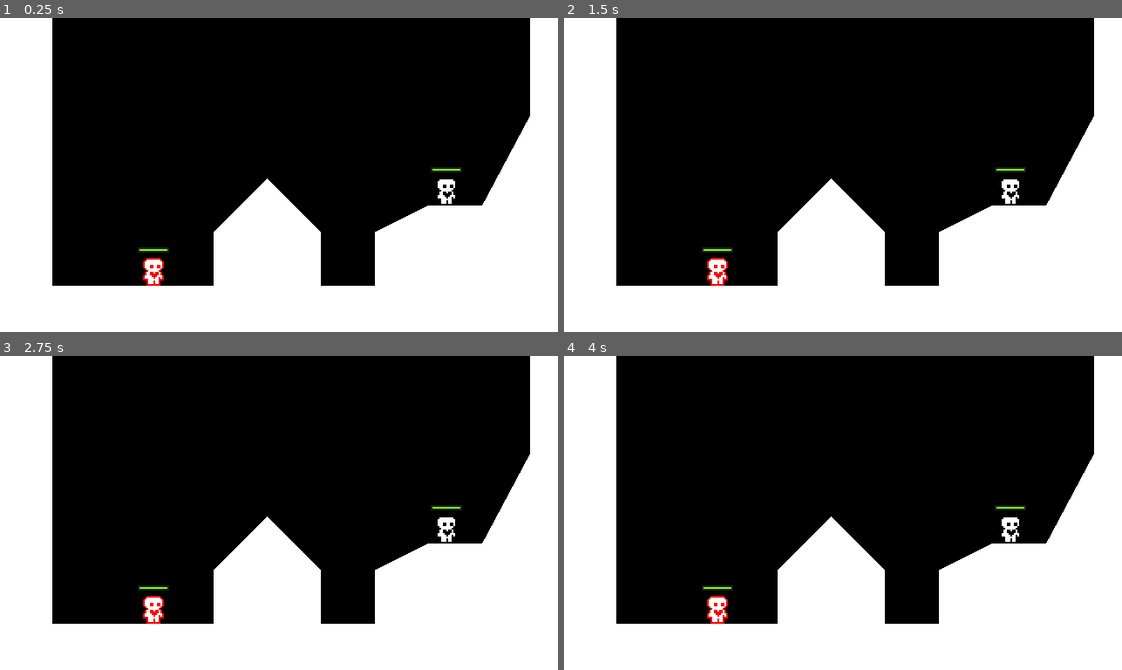
Above: before the commit, frames 1-4 (two rows, left to right).
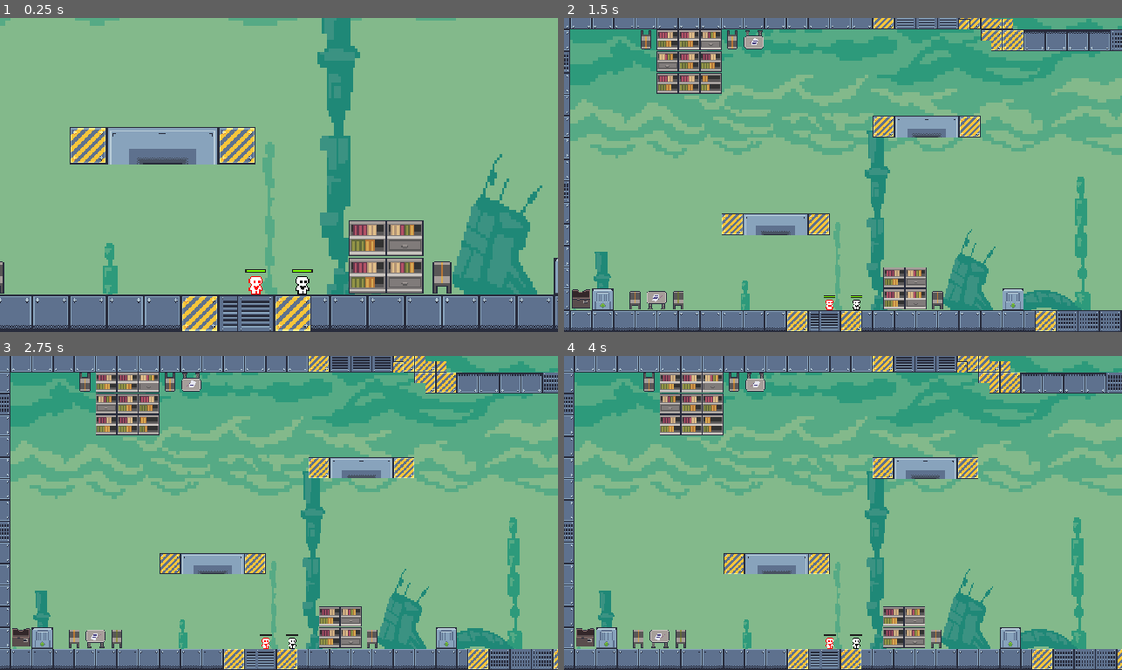
Above: after the commit, the same moments.

Repository: lance-374/TeamADHD
Game: Godot game, scene res://level_1.tscn
The game is run twice, just before and just after one commit, with the same random seed, the same clock (stepped at 60 frames per second) and the same inputs. Before the commit the project starts from res://test_level.tscn.
Inputs:
- Up to frame 1 (0.25 s): no input
- Up to frame 2 (1.5 s): no input
- Up to frame 3 (2.75 s): no input
- Up to frame 4 (4 s): tap Enter at 3.5 s

The runs differ from the first frame. In frame 1, 100% of the frame differs, in the area x 0-100%, y 0-100%; in frame 2, 100%; in frame 3, 100%; in frame 4, 100%.

Commit message:
added bullet collision

Diff:
--- a/Bullet.gd
+++ b/Bullet.gd
@@ -14,11 +14,6 @@
 	#if speed != Vector2.ZERO:
 		#look_at(global_position + speed)
 
-func _on_body_entered(body):
-	if body == $Player1 or body == $Player2:
-		body.queue_free()
-	queue_free()
-
 func set_speed(direction):
 	var angle = rad_to_deg(atan2(direction.x, 0-direction.y))-90
 	speed = direction.normalized() * 750
@@ -30,3 +25,10 @@
 	#print(angle)
 	sprite_2d.rotation_degrees = angle
 	collision_shape_2d.rotation_degrees = angle
+
+func _on_body_entered(body):
+	if body.is_in_group('players'):
+		body.queue_free()
+		$/root/Level_1/MultiTargetCamera2D.remove_target(body)
+		#get_tree().quit(0)
+	queue_free()
--- a/MultiTargetCamera2D.gd
+++ b/MultiTargetCamera2D.gd
@@ -42,4 +42,4 @@
 
 func remove_target(t):
 	if t in targets:
-		targets.remove(t)
+		targets.erase(t)
--- a/bullet.tscn
+++ b/bullet.tscn
@@ -17,3 +17,5 @@
 [node name="CollisionShape2D" type="CollisionShape2D" parent="."]
 position = Vector2(-5, 0)
 shape = SubResource("SegmentShape2D_8c1kj")
+
+[connection signal="body_entered" from="." to="." method="_on_body_entered"]
--- a/level_1.tscn
+++ b/level_1.tscn
@@ -981,9 +981,9 @@
 sources/0 = SubResource("TileSetAtlasSource_gr8o6")
 
 [sub_resource type="RectangleShape2D" id="RectangleShape2D_g2ewq"]
-size = Vector2(96.5001, 1129.69)
-
-[node name="Level-1" type="Node2D"]
+size = Vector2(96.2501, 1129.69)
+
+[node name="Level_1" type="Node2D"]
 script = ExtResource("1_cqbtg")
 
 [node name="Sky" type="Sprite2D" parent="."]
@@ -1020,28 +1020,28 @@
 script = ExtResource("4_qcyx4")
 
 [node name="CollisionShape2D4" type="CollisionShape2D" parent="Area2D"]
-position = Vector2(126, -363)
+position = Vector2(128, -336)
 rotation = -1.5708
 shape = SubResource("RectangleShape2D_g2ewq")
 
 [node name="CollisionShape2D3" type="CollisionShape2D" parent="Area2D"]
-position = Vector2(726, -5.99998)
+position = Vector2(688, 0)
 rotation = 3.14159
 shape = SubResource("RectangleShape2D_g2ewq")
 
 [node name="CollisionShape2D2" type="CollisionShape2D" parent="Area2D"]
-position = Vector2(152, 209)
+position = Vector2(152, 176.125)
 rotation = -1.5708
 shape = SubResource("RectangleShape2D_g2ewq")
 
 [node name="CollisionShape2D" type="CollisionShape2D" parent="Area2D"]
-position = Vector2(-457, 11.155)
+position = Vector2(-432, 16)
 shape = SubResource("RectangleShape2D_g2ewq")
 
-[node name="Player1" parent="." instance=ExtResource("5_n7dgu")]
+[node name="Player1" parent="." groups=["players"] instance=ExtResource("5_n7dgu")]
 position = Vector2(40, 120)
 
-[node name="Player2" parent="." instance=ExtResource("6_uk5v4")]
+[node name="Player2" parent="." groups=["players"] instance=ExtResource("6_uk5v4")]
 position = Vector2(0, 120)
 
 [node name="MultiTargetCamera2D" parent="." instance=ExtResource("7_8beqw")]
--- a/player.gd
+++ b/player.gd
@@ -19,6 +19,8 @@
 
 
 func _physics_process(delta):
+	if self == null:
+		return
 	apply_gravity(delta)
 	handle_jump()
 	var input_axis = Input.get_axis("left" + controller_id, "right" + controller_id)
@@ -38,6 +40,10 @@
 	apply_friction(input_axis, delta)
 	update_animation(input_axis)
 	move_and_slide()
+	#var collision = move_and_collide(velocity * delta)
+	#if collision:
+		#velocity = velocity.bounce(collision.get_normal())
+		#rotation = velocity.angle()
 
 
 func apply_gravity(delta):
@@ -97,6 +103,8 @@
 @onready var healthbar = $Hpbar
 
 func _ready():
+	if self == null:
+		return
 	var health = 100
 	healthbar.init_health(health)
 
--- a/project.godot
+++ b/project.godot
@@ -11,7 +11,7 @@
 [application]
 
 config/name="TeamADHD"
-run/main_scene="res://test_level.tscn"
+run/main_scene="res://level_1.tscn"
 config/features=PackedStringArray("4.2", "GL Compatibility")
 config/icon="res://icon.svg"
 
